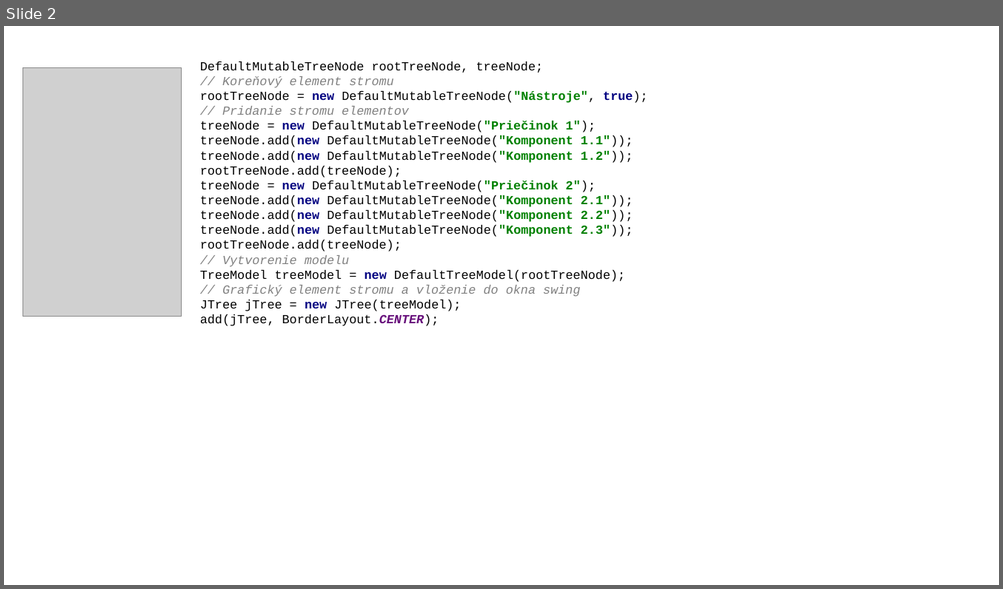
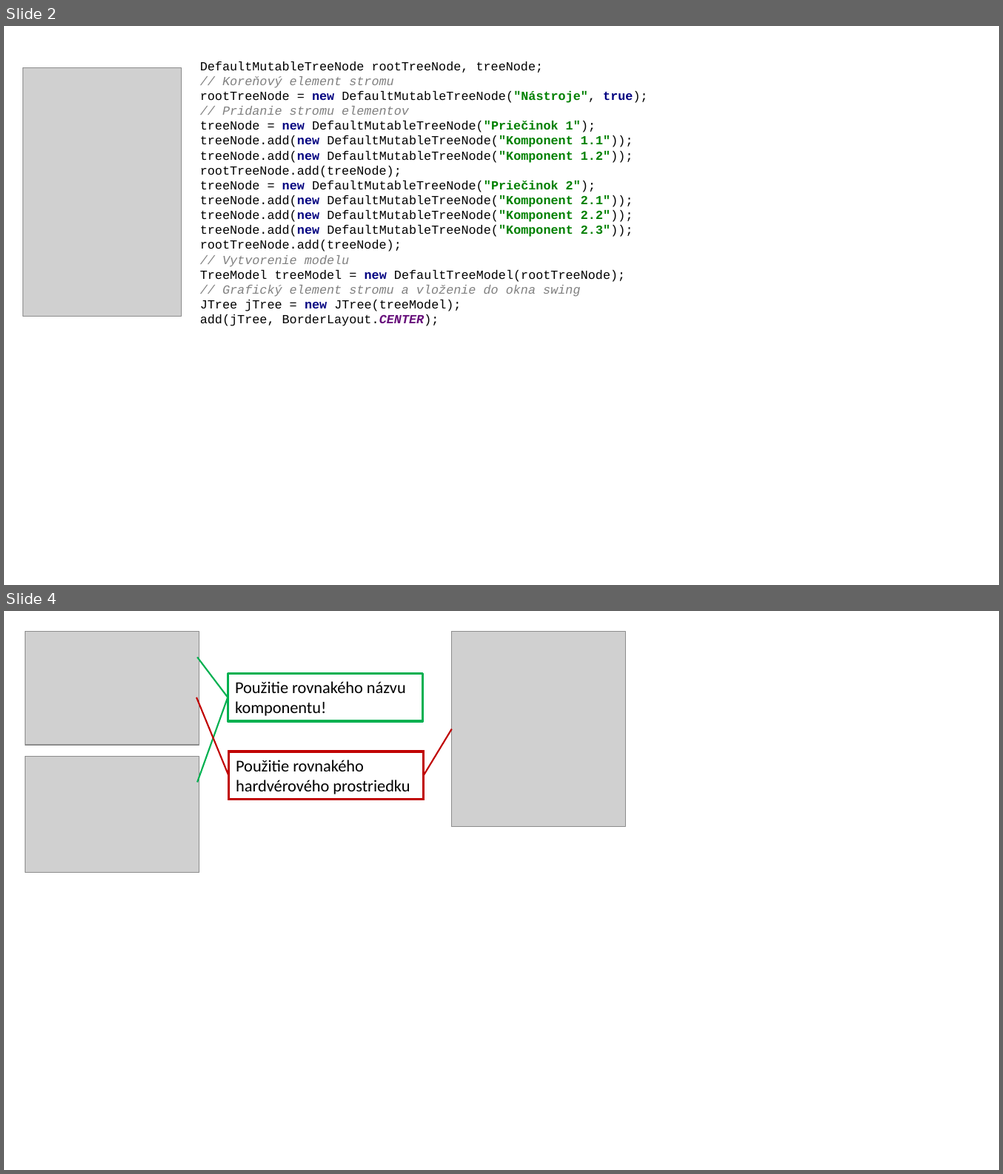
Before and after one commit to ppatrik/DiplomovaPraca, a slide deck: seminare/diplomovy-seminar-1/pics/DiplomovkaSchemy.pptx. Shown one above the other, each under a label of ours: slide 2 before the commit, slides 2 and 4 after it; the slides between them are not shown. The pictures are 1003x589 and 1003x1174 pixels, drawn with LibreOffice and Linux fonts; fonts in the diff are those of the drawing; grey boxes stand for pictures; background and template pictures are left out. Boxes give left, top, right and bottom in pixels: in the first picture for what was removed or moved away, otherwise in the second. Text is boxed around its words. In the diff, an @@ line names an element or a change of style, - is before the commit and + after.

```diff
--- a/seminare/diplomovy-seminar-1/pics/DiplomovkaSchemy.pptx
+++ b/seminare/diplomovy-seminar-1/pics/DiplomovkaSchemy.pptx
@@ slide 4 added at bbox=[4, 611, 999, 1170], background #FFFFFF @@
@@ picture added at bbox=[25, 632, 199, 745] @@
@@ picture added at bbox=[452, 632, 626, 826] @@
@@ line added from (197, 658) to (227, 698), #00B050 1.5 pt @@
@@ rectangle added at bbox=[227, 674, 423, 721], outline #00B050 2.25 pt, 16 pt, text #000000 @@
+Použitie rovnakého názvu komponentu!
@@ line added from (196, 698) to (228, 775), #C00000 1.5 pt @@
@@ line added from (197, 783) to (227, 698), #00B050 1.5 pt @@
@@ line added from (452, 729) to (424, 775), #C00000 1.5 pt @@
@@ picture added at bbox=[25, 757, 199, 872] @@
@@ rectangle added at bbox=[228, 752, 424, 799], fill #FFFFFF, outline #C00000 2.25 pt, 16 pt, text #000000 @@
+Použitie rovnakého hardvérového prostriedku
```
Also in this commit, not shown: 2 other slides added, 1 slide removed, 4 other files.
